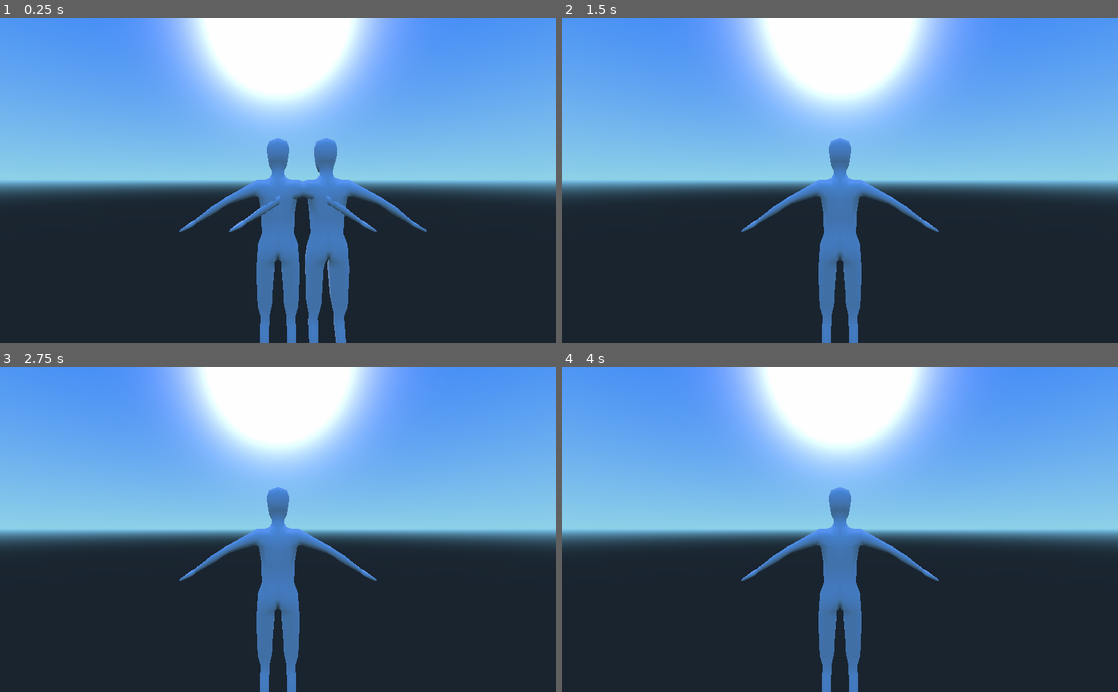
Above: before the commit, frames 1-4 (two rows, left to right).
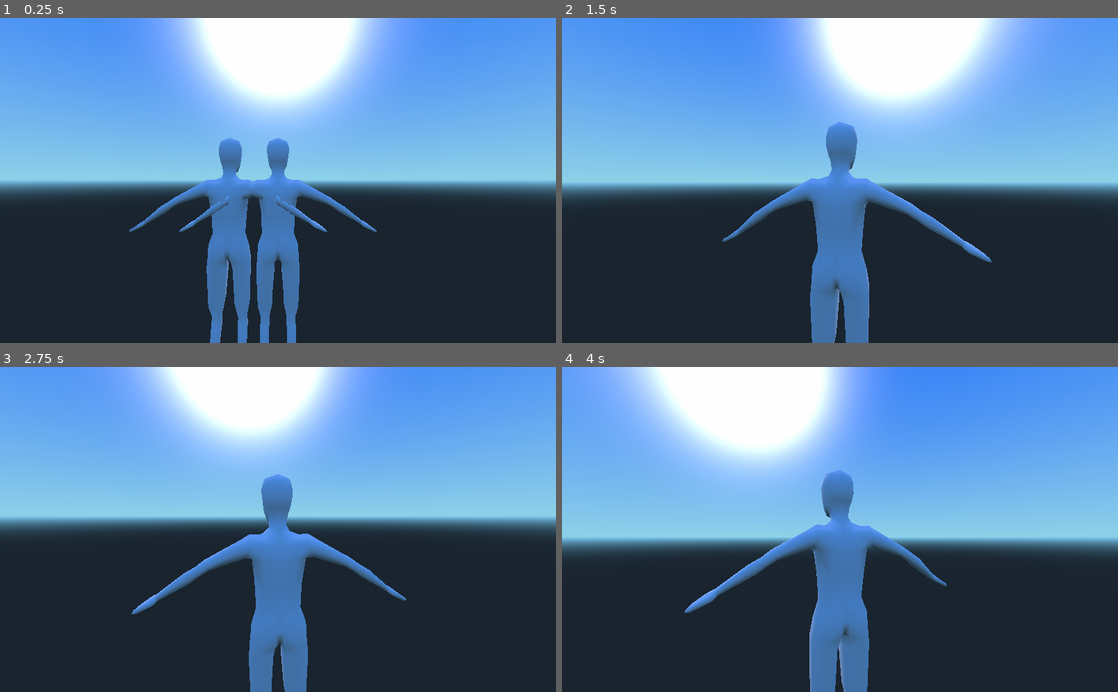
Above: after the commit, the same moments.

Repository: ostoru/gdl-jam
Game: Godot game, scene res://scenes/main.tscn
Same seed, same stepped clock (60 frames per second), same inputs: the game is played once before the commit and once after it.
Inputs (mouse positions are in pixels of both pictures, inside the frame that each line leads up to):
- Up to frame 1 (0.25 s): no input
- Up to frame 2 (1.5 s): move the mouse to (867, 180) at 0.52 s; hold W (move_forward) from 0.53 s (still down); tap Enter at 1.25 s; move the mouse to (812, 180) at 1.27 s
- Up to frame 3 (2.75 s): keep holding W (move_forward); tap Space at 2 s; move the mouse to (289, 523) at 2.02 s
- Up to frame 4 (4 s): keep holding W (move_forward); tap Enter at 2.75 s; move the mouse to (834, 536) at 2.77 s; tap Space at 3.5 s; move the mouse to (878, 532) at 3.52 s

The runs differ from the first frame. In frame 1, 7.7% of the frame differs, in the area x 23-77%, y 36-100%; in frame 2, 19%; in frame 3, 19%; in frame 4, 27%, in the area x 0-100%, y 0-100%.

Commit message:
movement and camera sightly redone

Diff:
--- a/game/scenes/characters/human.gd
+++ b/game/scenes/characters/human.gd
@@ -1,9 +1,11 @@
 extends RigidBody
+var hp = 100
 export var active = false
 func _ready():
 	if active:
 		set_process_input(true)
 		Input.set_mouse_mode(Input.MOUSE_MODE_CAPTURED)
+		$"yaw/pitch/cam base/camera".make_current()
 	pass
 
 var mouse_relative_pos = Vector2()
@@ -13,10 +15,16 @@
 
 var offset_distance = 0
 var sensitivity = .3
+var max_cam_rot = 1.5
+var min_cam_rot = -1.5
 func _physics_process(delta):
 	if active:
 		$yaw.rotate_y( -mouse_relative_pos.x * sensitivity * delta)
-		$yaw/pitch.rotate_x(mouse_relative_pos.y * sensitivity * delta)
+		$yaw/pitch.rotate_x(max(-.9,min(.9,mouse_relative_pos.y * sensitivity * delta)))
+		if $yaw/pitch.rotation.x > max_cam_rot:
+			$yaw/pitch.rotation.x = max_cam_rot
+		elif $yaw/pitch.rotation.x < min_cam_rot:
+			$yaw/pitch.rotation.x = min_cam_rot
 		mouse_relative_pos = Vector2()
 
 		var yaw_offset = Vector3()
@@ -38,9 +46,8 @@
 			offset_distance -= .0004
 		offset_distance = max(.5,min(.1,offset_distance))
 		yaw_offset = yaw_offset.normalized()
-		$yaw/pitch.set_translation(($yaw.get_translation() - yaw_offset) * offset_distance)
+		$yaw/pitch.set_translation((-yaw_offset) * offset_distance)
 
-		var test = ($".".get_global_transform().origin - $yaw/pitch.get_global_transform().origin).normalized() * delta * offset_distance * 1000
+		var test = ($yaw/pitch.get_global_transform().origin - $".".get_global_transform().origin).normalized() * delta * offset_distance * 1000
 		test.y = 0
 		linear_velocity = test
-		print(linear_velocity)
--- a/game/scenes/main.tscn
+++ b/game/scenes/main.tscn
@@ -3,7 +3,7 @@
 [ext_resource path="res://scenes/characters/human.tscn" type="PackedScene" id=1]
 [ext_resource path="res://scenes/levels/level 00.tscn" type="PackedScene" id=2]
 
-[node name="main" type="Node"]
+[node name="main" type="Node" index="0"]
 
 [node name="human" parent="." index="0" instance=ExtResource( 1 )]
 
Not shown, changed: game/scenes/characters/person.gltf.import
